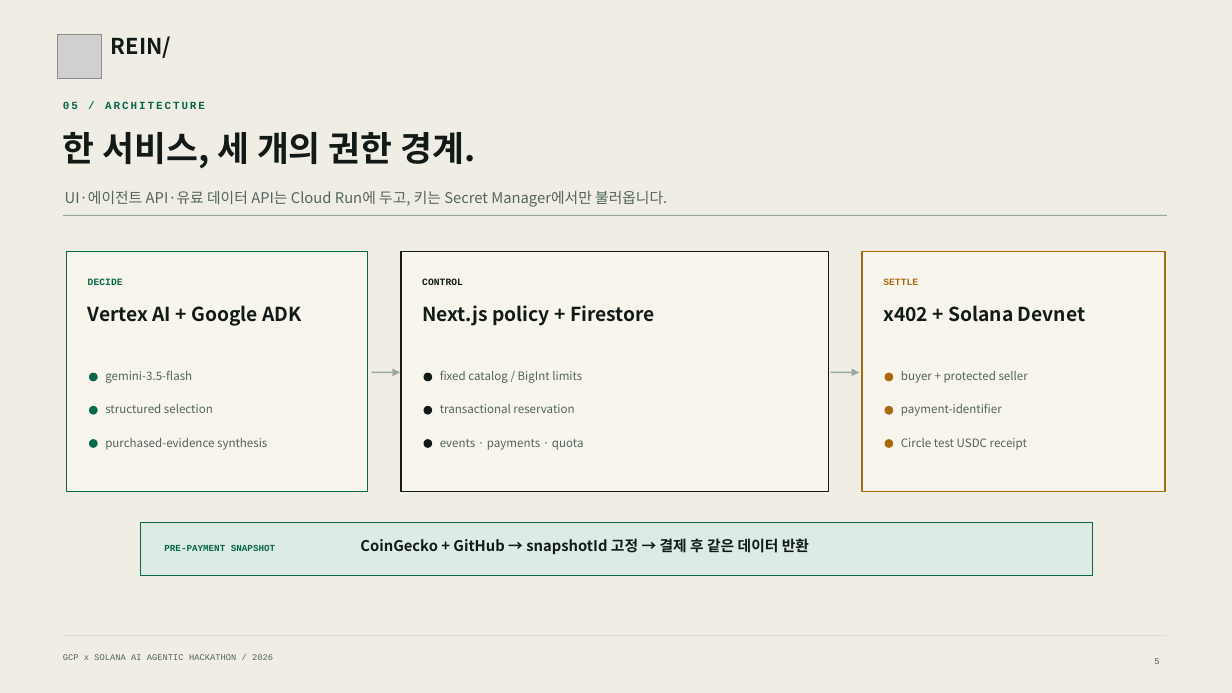
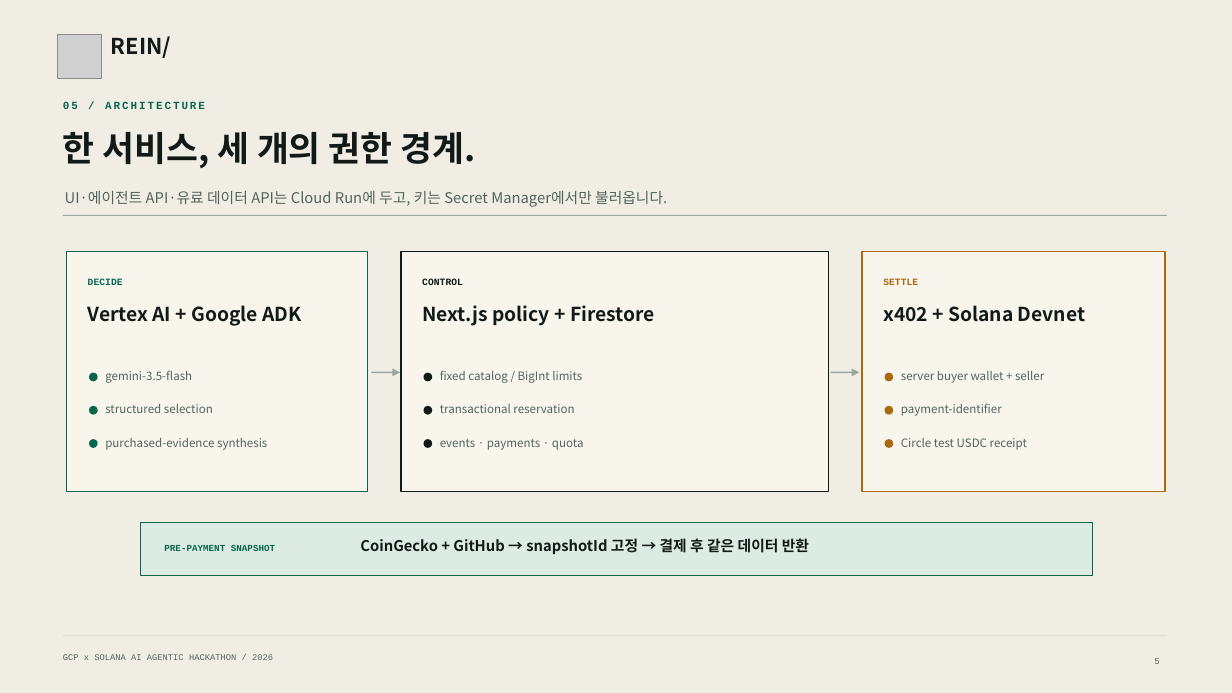
Before and after one commit to jeonsavvy/REIN, a slide deck: slide 5 of output/presentation/REIN-Hackathon-Deck.pptx. Drawn at 1232x693 pixels with LibreOffice and Linux fonts; fonts in the diff are those of the drawing; grey boxes stand for pictures. Boxes give left, top, right and bottom in pixels: in the first picture for what was removed or moved away, otherwise in the second. Text is boxed around its words. In the diff, an @@ line names an element or a change of style, - is before the commit and + after.

```diff
--- a/output/presentation/REIN-Hackathon-Deck.pptx
+++ b/output/presentation/REIN-Hackathon-Deck.pptx
@@ text at (901, 371, 1044, 383): text changed @@
-buyer + protected seller
+server buyer wallet + seller
```
Also in this commit, not shown: 6 other slides changed, 27 other files.
